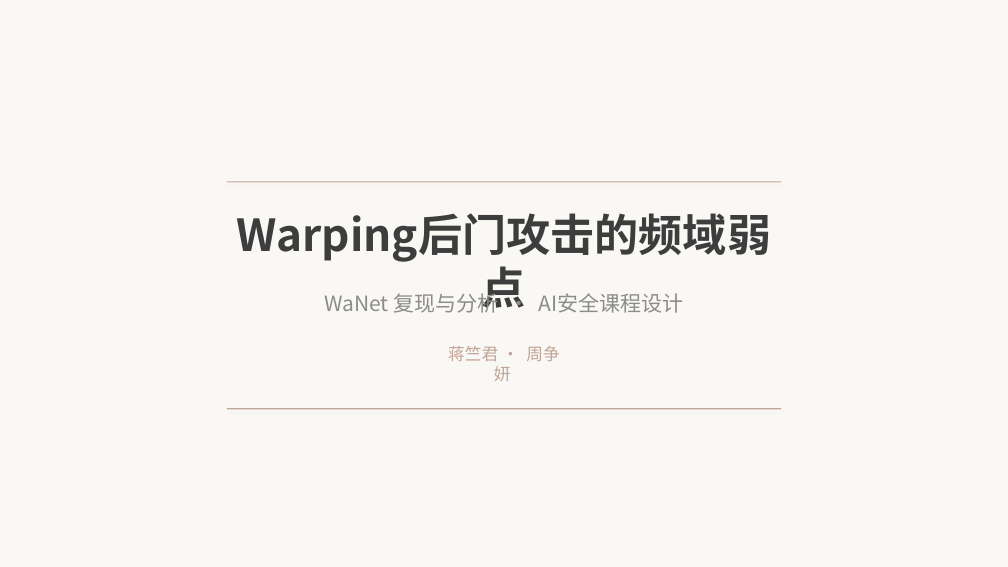
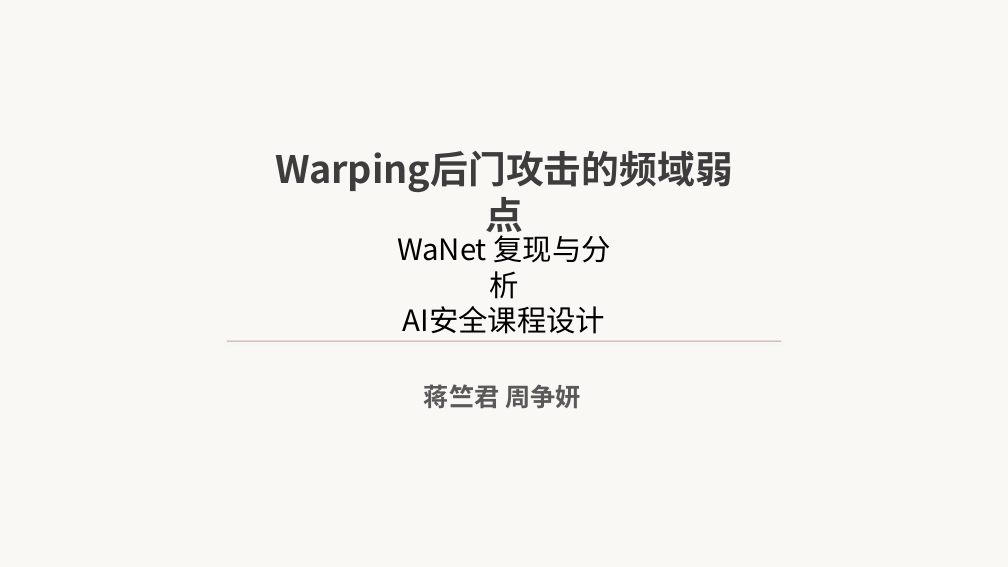
Before and after one commit to axgo-ja/NIS3353, a slide deck: slide 1 of WaNet答辩.pptx. Drawn at 1008x567 pixels with LibreOffice and Linux fonts; fonts in the diff are those of the drawing. Boxes give left, top, right and bottom in pixels: in the first picture for what was removed or moved away, otherwise in the second. Text is boxed around its words. In the diff, an @@ line names an element or a change of style, - is before the commit and + after.

```diff
--- a/WaNet答辩.pptx
+++ b/WaNet答辩.pptx
@@ text "Warping后门攻击的频域弱点": place and size @@
-text "Warping后门攻击的频域弱点" at (227, 204, 781, 295)
+text "Warping后门攻击的频域弱点" at (259, 142, 749, 196)
@@ text "Warping后门攻击的频域弱点" at (259, 142, 749, 196): size 42 to 36 pt @@
@@ rectangle removed at (227, 181, 781, 182) @@
@@ text at (397, 231, 611, 334): text changed; size 20 to 28 pt; text colour #8C8C8C to #000000 @@
-WaNet 复现与分析 · AI安全课程设计
+WaNet 复现与分析
+AI安全课程设计
@@ rectangle: place and size @@
-rectangle at (227, 408, 781, 409)
+rectangle at (227, 341, 781, 342)
@@ text at (424, 384, 581, 409): text changed; size 16 to 24 pt; text colour #C2A497 to #595959; bold on @@
-蒋竺君 · 周争妍
+蒋竺君 周争妍
```
Also in this commit, not shown: 14 other slides changed, 7 other files.
